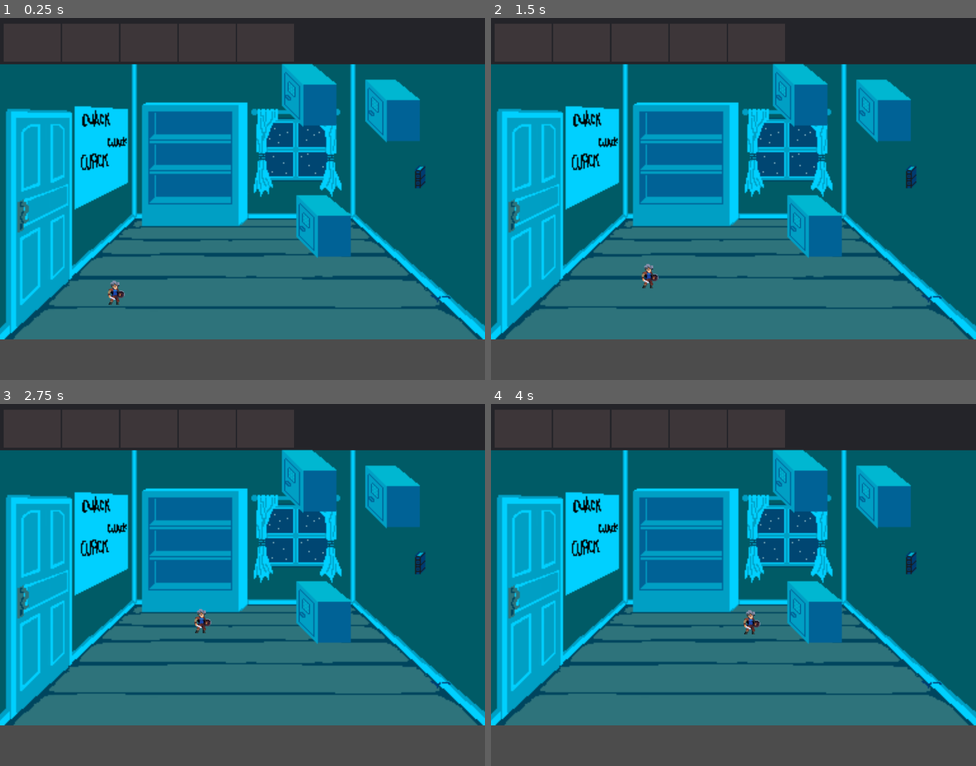
Above: before the commit, frames 1-4 (two rows, left to right).
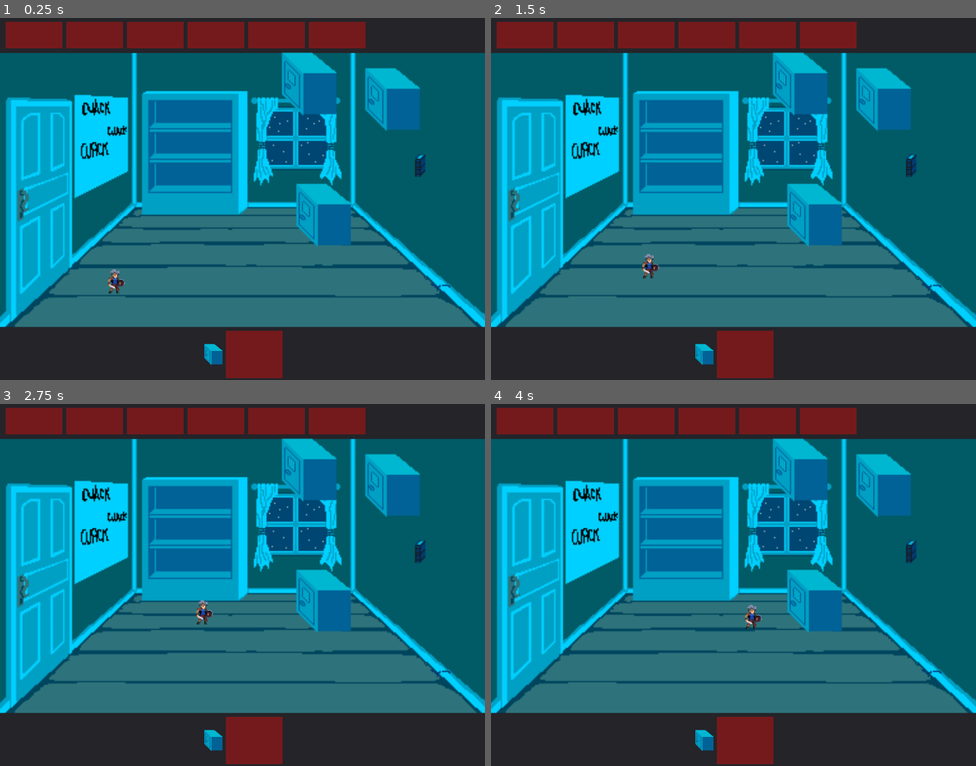
Above: after the commit, the same moments.

Repository: Jeremias-Pellegrino/DVWorkJam2022
Game: Godot game, scene res://Dimension1/Dimension1.tscn
Same seed, same stepped clock (60 frames per second), same inputs: the game is played once before the commit and once after it.
Inputs (mouse positions are in pixels of both pictures, inside the frame that each line leads up to):
- Up to frame 1 (0.25 s): no input
- Up to frame 2 (1.5 s): tap Enter at 0.5 s; move the mouse to (912, 177) at 0.52 s; press the mouse at (912, 177) at 0.53 s; move the mouse to (883, 112) at 1.27 s; release the mouse at (883, 112) at 1.28 s; click (883, 112) at 1.35 s
- Up to frame 3 (2.75 s): move the mouse to (310, 480) at 2.02 s; press the mouse at (310, 480) at 2.03 s
- Up to frame 4 (4 s): move the mouse to (815, 613) at 2.77 s; release the mouse at (815, 613) at 2.78 s; click (815, 613) at 2.85 s; move the mouse to (879, 639) at 3.52 s; press the mouse at (879, 639) at 3.53 s

The runs differ from the first frame. In frame 1, 43% of the frame differs, in the area x 0-100%, y 1-100%; in frame 2, 43%; in frame 3, 43%; in frame 4, 43%.

Commit message:
remove unused files

Diff:
--- a/Dimension1/Dimension1.tscn
+++ b/Dimension1/Dimension1.tscn
@@ -1,9 +1,13 @@
-[gd_scene load_steps=6 format=2]
+[gd_scene load_steps=8 format=2]
 
 [ext_resource path="res://ClickableObject/ClickableObject.tscn" type="PackedScene" id=1]
 [ext_resource path="res://Inventory/InventoryItem/InventoryItem.tscn" type="PackedScene" id=2]
+[ext_resource path="res://png/muebles/caja fuerte.png" type="Texture" id=3]
 [ext_resource path="res://png/fondo.png" type="Texture" id=4]
 [ext_resource path="res://Margarete/Margarete.tscn" type="PackedScene" id=9]
+
+[sub_resource type="StyleBoxFlat" id=2]
+bg_color = Color( 0.537255, 0.486275, 0.486275, 0.686275 )
 
 [sub_resource type="NavigationPolygon" id=1]
 vertices = PoolVector2Array( -183.056, 106.512, -89.739, 18.1488, 89.739, 18.1488, 186.335, 107.703 )
@@ -14,66 +18,53 @@
 
 [node name="Inventory" type="Node2D" parent="."]
 
-[node name="Panel" type="Panel" parent="Inventory"]
+[node name="Background" type="Panel" parent="Inventory"]
 margin_right = 1280.0
-margin_bottom = 130.0
+margin_bottom = 100.0
 __meta__ = {
 "_edit_use_anchors_": false
 }
 
-[node name="HBoxContainer" type="HBoxContainer" parent="Inventory/Panel"]
-margin_left = 10.0
-margin_top = 20.0
-margin_right = 788.0
-margin_bottom = 120.0
-alignment = 1
+[node name="HBoxContainer" type="HBoxContainer" parent="Inventory"]
+margin_left = 15.0
+margin_top = 15.0
+margin_right = 1269.0
+margin_bottom = 85.0
+custom_constants/separation = 10
 __meta__ = {
 "_edit_use_anchors_": false
 }
 
-[node name="Panel" parent="Inventory/Panel/HBoxContainer" instance=ExtResource( 2 )]
-margin_right = 150.0
-margin_bottom = 100.0
+[node name="item" parent="Inventory/HBoxContainer" instance=ExtResource( 2 )]
 
-[node name="Panel2" parent="Inventory/Panel/HBoxContainer" instance=ExtResource( 2 )]
-margin_left = 154.0
-margin_right = 304.0
-margin_bottom = 100.0
+[node name="item2" parent="Inventory/HBoxContainer" instance=ExtResource( 2 )]
+margin_left = 160.0
+margin_right = 310.0
 
-[node name="Panel3" parent="Inventory/Panel/HBoxContainer" instance=ExtResource( 2 )]
-margin_left = 308.0
-margin_right = 458.0
-margin_bottom = 100.0
+[node name="item3" parent="Inventory/HBoxContainer" instance=ExtResource( 2 )]
+margin_left = 320.0
+margin_right = 470.0
 
-[node name="Panel4" parent="Inventory/Panel/HBoxContainer" instance=ExtResource( 2 )]
-margin_left = 462.0
-margin_right = 612.0
-margin_bottom = 100.0
+[node name="item4" parent="Inventory/HBoxContainer" instance=ExtResource( 2 )]
+margin_left = 480.0
+margin_right = 630.0
 
-[node name="Panel5" parent="Inventory/Panel/HBoxContainer" instance=ExtResource( 2 )]
-margin_left = 616.0
-margin_right = 766.0
-margin_bottom = 100.0
+[node name="item5" parent="Inventory/HBoxContainer" instance=ExtResource( 2 )]
+margin_left = 640.0
+margin_right = 790.0
 
-[node name="TextureRect" type="TextureRect" parent="Inventory/Panel/HBoxContainer"]
-margin_left = 770.0
-margin_right = 770.0
-margin_bottom = 100.0
+[node name="item6" parent="Inventory/HBoxContainer" instance=ExtResource( 2 )]
+margin_left = 800.0
+margin_right = 950.0
 
-[node name="TextureRect2" type="TextureRect" parent="Inventory/Panel/HBoxContainer"]
-margin_left = 774.0
-margin_right = 774.0
-margin_bottom = 100.0
-
-[node name="TextureRect3" type="TextureRect" parent="Inventory/Panel/HBoxContainer"]
-margin_left = 778.0
-margin_right = 778.0
-margin_bottom = 100.0
-
-[node name="BottomBar" type="Node2D" parent="."]
+[node name="Panel" type="Panel" parent="Inventory/HBoxContainer"]
+margin_left = 960.0
+margin_right = 1260.0
+margin_bottom = 70.0
+custom_styles/panel = SubResource( 2 )
 
 [node name="Game" type="Node2D" parent="."]
-position = Vector2( 0, 130 )
+position = Vector2( 0, 100 )
 
 [node name="Sprite" type="Sprite" parent="Game"]
 position = Vector2( 643, 360 )
@@ -119,7 +110,6 @@
 }
 
 [node name="Panel" parent="Game/HBoxContainer" instance=ExtResource( 2 )]
-margin_right = 150.0
 margin_bottom = 100.0
 
 [node name="Panel2" parent="Game/HBoxContainer" instance=ExtResource( 2 )]
@@ -156,3 +146,36 @@
 margin_left = 778.0
 margin_right = 778.0
 margin_bottom = 100.0
+
+[node name="BottomBar" type="Node2D" parent="."]
+position = Vector2( 0, 820 )
+
+[node name="Panel" type="Panel" parent="BottomBar"]
+margin_right = 1280.0
+margin_bottom = 140.0
+rect_min_size = Vector2( 1280, 100 )
+__meta__ = {
+"_edit_use_anchors_": false
+}
+
+[node name="HBoxContainer" type="HBoxContainer" parent="BottomBar/Panel"]
+margin_left = 10.0
+margin_top = 10.0
+margin_right = 1271.0
+margin_bottom = 135.0
+alignment = 1
+__meta__ = {
+"_edit_use_anchors_": false
+}
+
+[node name="TextureRect" type="TextureRect" parent="BottomBar/Panel/HBoxContainer"]
+margin_left = 524.0
+margin_right = 582.0
+margin_bottom = 125.0
+texture = ExtResource( 3 )
+stretch_mode = 4
+
+[node name="Panel" parent="BottomBar/Panel/HBoxContainer" instance=ExtResource( 2 )]
+margin_left = 586.0
+margin_right = 736.0
+margin_bottom = 125.0
--- a/Inventory/InventoryItem/InventoryItem.tscn
+++ b/Inventory/InventoryItem/InventoryItem.tscn
@@ -1,12 +1,12 @@
 [gd_scene load_steps=2 format=2]
 
 [sub_resource type="StyleBoxFlat" id=1]
-bg_color = Color( 0.368627, 0.301961, 0.301961, 0.435294 )
+bg_color = Color( 0.87451, 0.0470588, 0.0470588, 0.435294 )
 
 [node name="Panel" type="Panel"]
-margin_right = -1130.0
-margin_bottom = -860.0
-rect_min_size = Vector2( 150, 100 )
+margin_right = 150.0
+margin_bottom = 70.0
+rect_min_size = Vector2( 150, 70 )
 custom_styles/panel = SubResource( 1 )
 __meta__ = {
 "_edit_use_anchors_": false
Binary file removed: Para programar ETERAGRAM/1) Menu/MENU PARTE 1.png
Not shown, removed: Para programar ETERAGRAM/1) Menu/MENU PARTE 1.png.import
Binary file removed: Para programar ETERAGRAM/1) Menu/MENU PARTE 2.png
Not shown, removed: Para programar ETERAGRAM/1) Menu/MENU PARTE 2.png.import
Binary file removed: Para programar ETERAGRAM/1) Menu/MENU PARTE 3.png
Not shown, removed: Para programar ETERAGRAM/1) Menu/MENU PARTE 3.png.import
Binary file removed: Para programar ETERAGRAM/2) Intro/INTRO DEL JUEGO.png
Not shown, removed: Para programar ETERAGRAM/2) Intro/INTRO DEL JUEGO.png.import
Binary file removed: Para programar ETERAGRAM/3) Dimension 1 y 2 gameplay/Eteragram gameplay D1.png
Not shown, removed: Para programar ETERAGRAM/3) Dimension 1 y 2 gameplay/Eteragram gameplay D1.png.import
Binary file removed: Para programar ETERAGRAM/3) Dimension 1 y 2 gameplay/Eteragram gameplay D2.png
Not shown, removed: Para programar ETERAGRAM/3) Dimension 1 y 2 gameplay/Eteragram gameplay D2.png.import
(and 13 more such lines)
